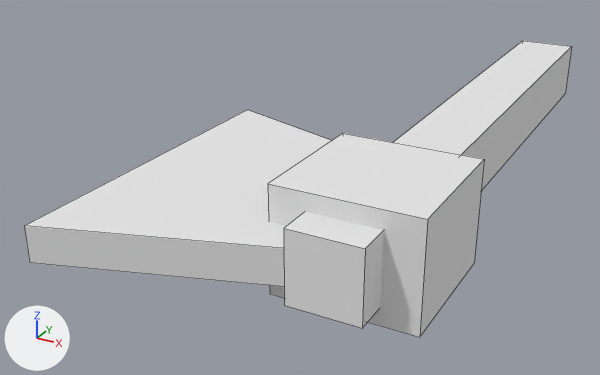
The OBJ model Assets/Models/StoneAxe.obj: old version first, new version second.
Before and after are seen from a 50 mm lens placed at (0.324, -0.765, 0.322), pointed at (-0.047, -0.089, -0.015). The axes (+X, +Y, +Z) are drawn at lower left. The lights are the same throughout. The picture after the commit comes second. Mesh edges are drawn as thin lines. Where no turn or scale is listed for an object, it has been applied to the vertices.
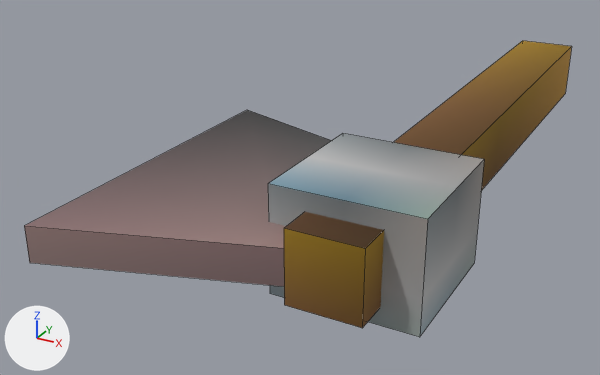
The newer file is also turned or shifted as a whole; pictures and numbers use the older file's frame.

Pixel boxes [x1, y1, x2, y2] of what changed, in the pictures (600 x 375 px):
'cube.002', surface changed, reshaped (darker)
    both: [24, 110, 331, 286]
'cube.001', surface changed, turned (white to grey)
    both: [268, 133, 484, 337]
'cube', surface changed (white to brown)
    both: [284, 41, 572, 328]

Edits to the bpy script that builds the scene:
```text
Add img_lowpolycolor_png:
    img_lowpolycolor_png = load_image('lowpolycolor.png', 'lowpolycolor.png', 8, 8, 'sRGB')
Change mat_m_de1534d6_47ca_070e_6e5a_8aa47f88bd74:
    remove mat_m_de1534d6_47ca_070e_6e5a_8aa47f88bd74.base_color = (0.8, 0.8, 0.8)  # white #e7e7e7
    add mat_m_de1534d6_47ca_070e_6e5a_8aa47f88bd74.texture = img_lowpolycolor_png
Change me_cube_001:
    where me_cube_001.from_pydata(...)  # 8 vertices, 6 faces; spans x 0.0312..0.1562, y -0.2812..-0.1562, z -0.0156..0.0781
    used by ob_cube_001; location = (0.0, 0.0, 0.0)
    me_cube_001 part 1: the whole mesh is turned 180 degrees about the z axis through its middle
Change me_cube_002:
    where me_cube_002.from_pydata(...)  # 8 vertices, 6 faces; spans x -0.125..0.062, y -0.375..-0.062, z 0.016..0.047
    used by ob_cube_002; location = (0.0, 0.0, 0.0)
    me_cube_002 part 2
    me_cube_002.vertices[0].co: (0.062, -0.312, 0.047) -> (-0.125, -0.063, 0.047)  # pixel (283, 248) -> pixel (247, 109)
    me_cube_002.vertices[1].co: (0.062, -0.125, 0.047) -> (-0.125, -0.375, 0.047)  # not seen -> pixel (24, 225)
    me_cube_002.vertices[2].co: (0.062, -0.312, 0.016) -> (-0.125, -0.062, 0.016)  # pixel (284, 286) -> not seen
    me_cube_002.vertices[3].co: (0.062, -0.125, 0.016) -> (-0.125, -0.375, 0.016)  # not seen -> pixel (29, 262)
    me_cube_002.vertices[4].co: (-0.125, -0.375, 0.047) -> (0.062, -0.125, 0.047)  # pixel (24, 225) -> not seen
    me_cube_002.vertices[5].co: (-0.125, -0.062, 0.047) -> (0.062, -0.312, 0.047)  # pixel (247, 109) -> pixel (283, 248)
    me_cube_002.vertices[6].co: (-0.125, -0.375, 0.016) -> (0.062, -0.125, 0.016)  # pixel (29, 262) -> not seen
    me_cube_002.vertices[7].co: (-0.125, -0.062, 0.016) -> (0.062, -0.312, 0.016)  # not seen -> pixel (284, 286)
```
